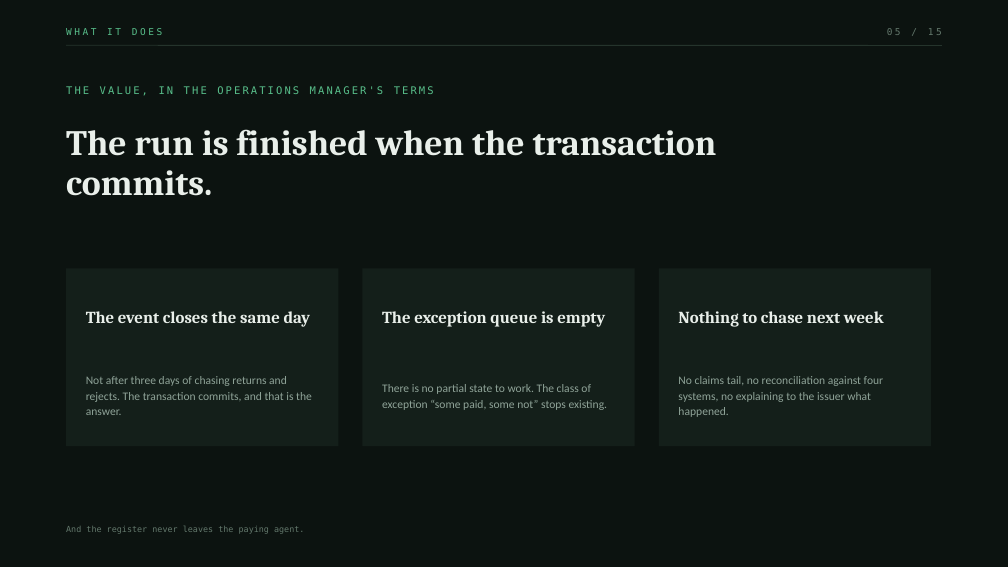
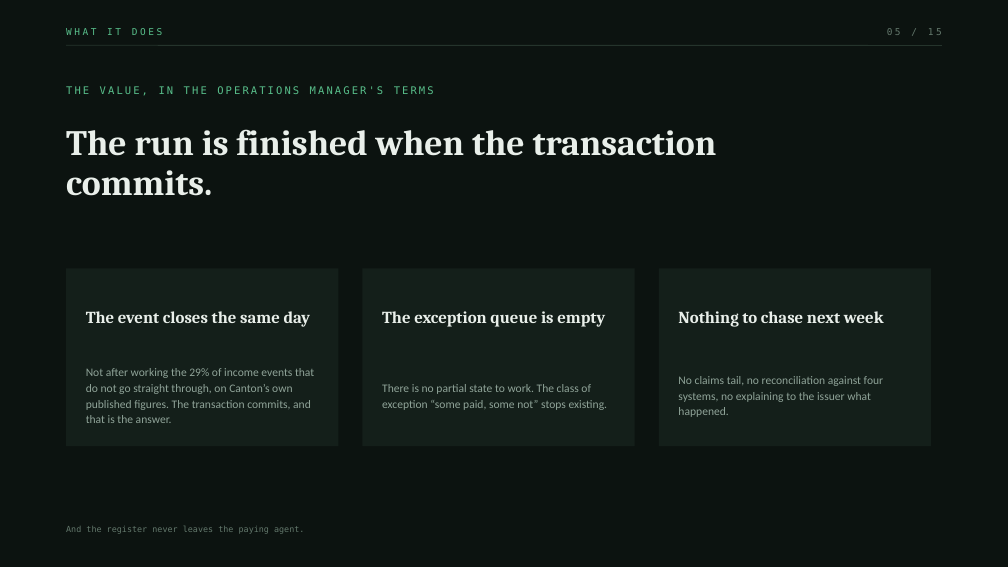
Before and after one commit to Chain-Experts/Indivisa, a slide deck: slide 5 of docs/Indivisa-pitch.pptx. Drawn at 1008x567 pixels with LibreOffice and Linux fonts; fonts in the diff are those of the drawing. Boxes give left, top, right and bottom in pixels: in the first picture for what was removed or moved away, otherwise in the second. Text is boxed around its words. In the diff, an @@ line names an element or a change of style, - is before the commit and + after.

```diff
--- a/docs/Indivisa-pitch.pptx
+++ b/docs/Indivisa-pitch.pptx
@@ text at (86, 368, 314, 423): text changed @@
-Not after three days of chasing returns and rejects. The transaction commits, and that is the answer.
+Not after working the 29% of income events that do not go straight through, on Canton’s own published figures. The transaction commits, and that is the answer.
```
Also in this commit, not shown: 9 other slides changed, 7 other files.
